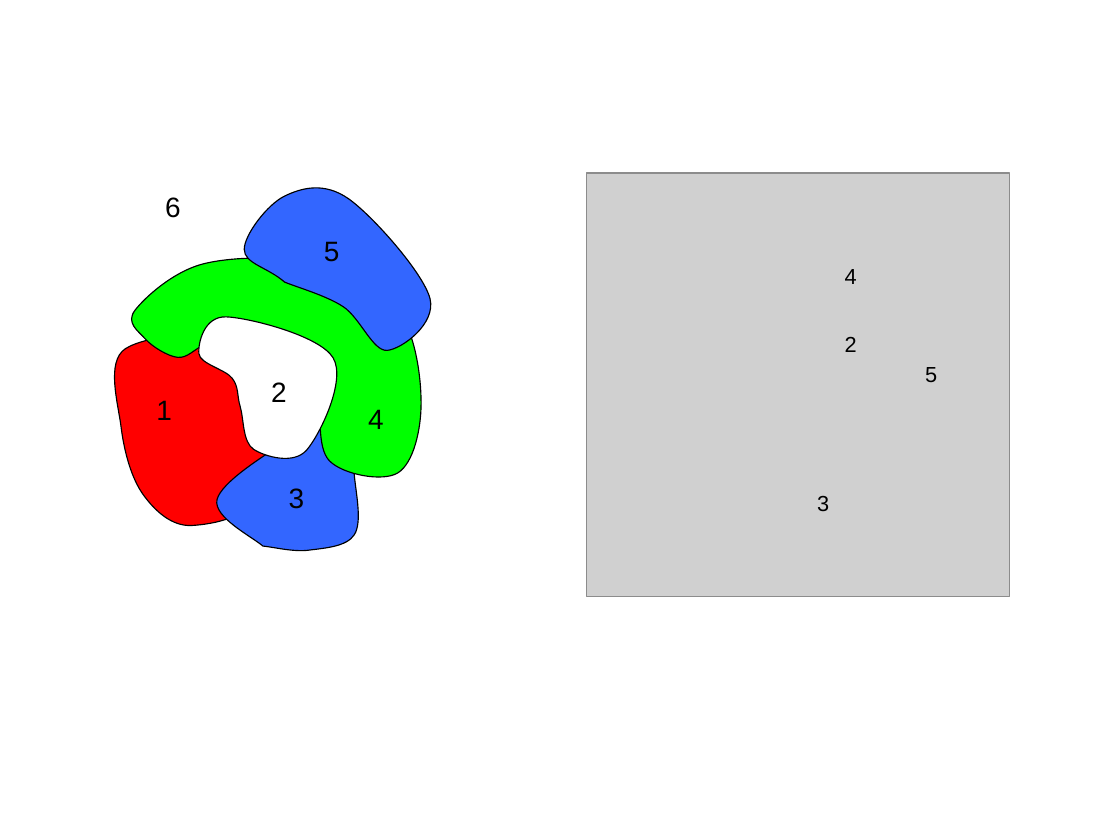
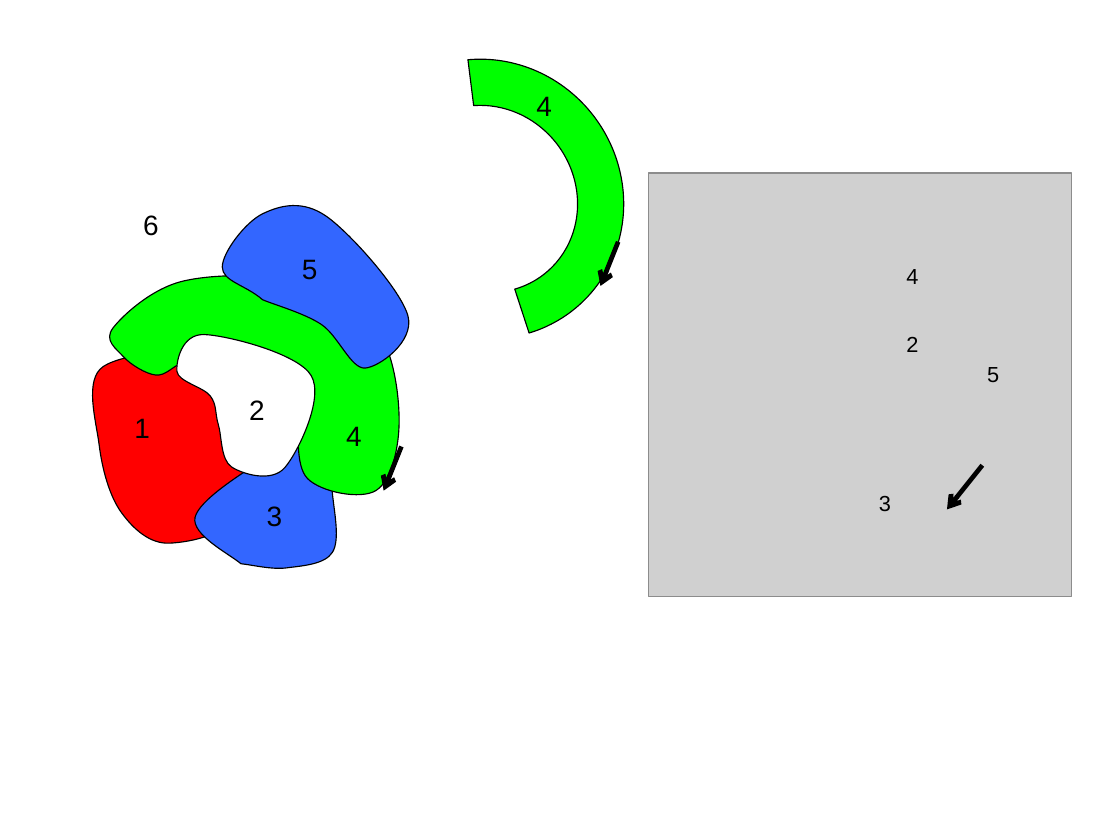
Before and after one commit to stefanutti/maps-coloring-java, a slide deck: slide 1 of ct/ct-docs/ppt/from-maps-to-my-maps.ppt. Drawn at 1120x840 pixels with LibreOffice and Linux fonts; fonts in the diff are those of the drawing; grey boxes stand for pictures. Boxes give left, top, right and bottom in pixels: in the first picture for what was removed or moved away, otherwise in the second. Text is boxed around its words. In the diff, an @@ line names an element or a change of style, - is before the commit and + after.

```diff
--- a/ct/ct-docs/ppt/from-maps-to-my-maps.ppt
+++ b/ct/ct-docs/ppt/from-maps-to-my-maps.ppt
@@ freeform shape added at (291,4,680,395), fill #00FF00, outline #000000 0.74 pt @@
@@ text added at (536,96,552,116), 18 pt, text #000000 @@
+4
@@ 3 texts, 3 freeform shapes: place and size @@
-3 texts, 3 freeform shapes at (165,181,437,552)
+3 texts, 3 freeform shapes at (143,199,414,570)
@@ arrow added from (618, 242) to (600, 286), #000000 3 pt @@
@@ text "4": place and size @@
-text "4" at (845,269,857,284)
+text "4" at (906,269,918,284)
@@ 2 freeform shapes, 1 text: place and size @@
-2 freeform shapes, 1 text at (105,256,421,528)
+2 freeform shapes, 1 text at (84,273,399,544)
@@ text "2": place and size @@
-text "2" at (845,337,857,352)
+text "2" at (906,337,918,352)
@@ text "1": place and size @@
-text "1" at (156,400,172,420)
+text "1" at (134,418,150,438)
@@ arrow added from (401, 447) to (384, 491), #000000 3 pt @@
@@ arrow added from (982, 465) to (948, 510), #000000 3 pt @@
@@ text "3": place and size @@
-text "3" at (289,488,305,509)
+text "3" at (267,506,283,527)
@@ 2 texts, 1 picture: place and size @@
-2 texts, 1 picture at (587,174,1010,597)
+2 texts, 1 picture at (648,174,1072,597)
```
Also in this commit, not shown: 9 other files.
